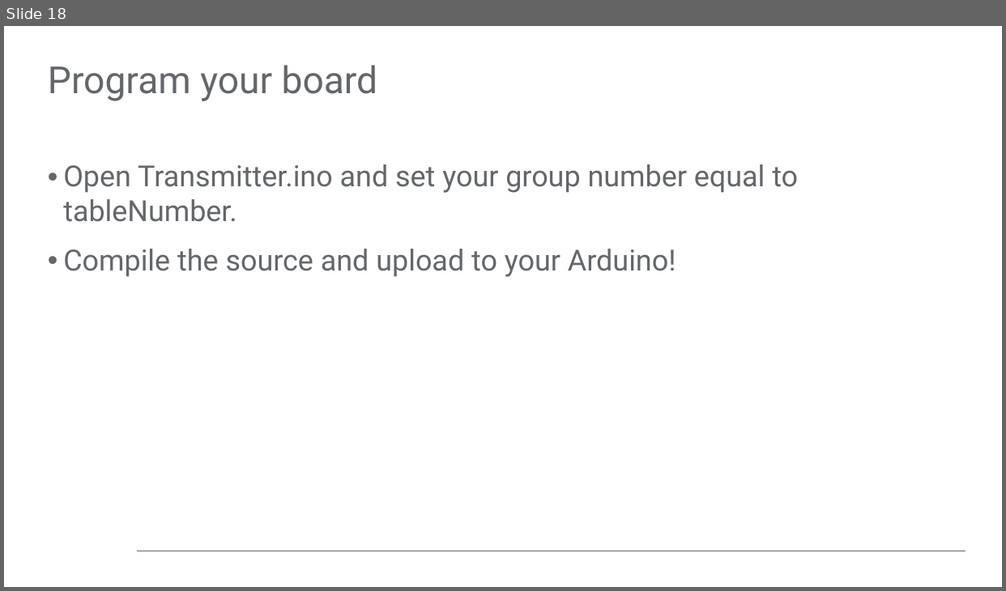
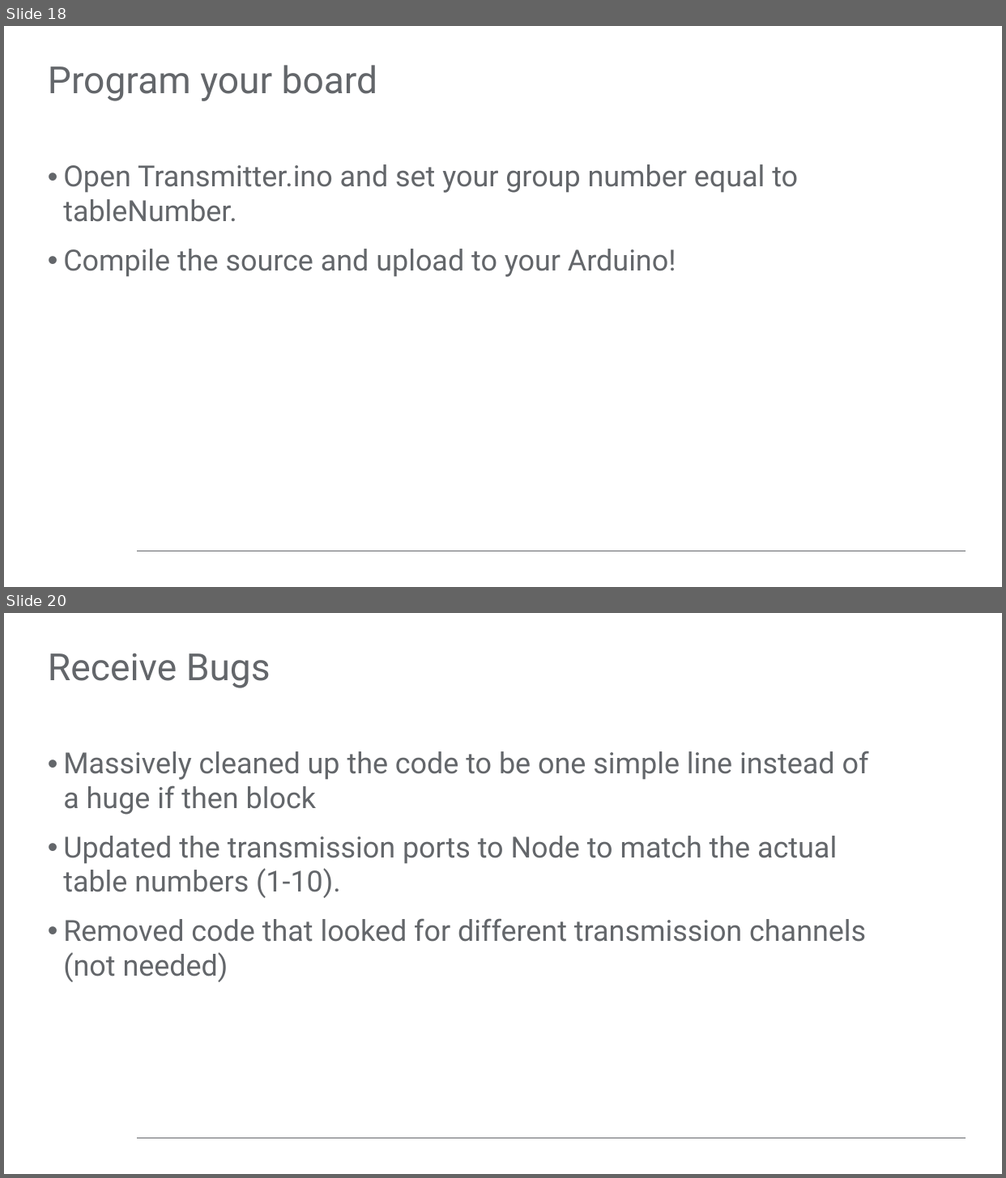
Before and after one commit to pilotdeveloper/sensors_lab, a slide deck: class-guide.pptx. Shown one above the other, each under a label of ours: slide 18 before the commit, slides 18 and 20 after it; the slides between them are not shown. The pictures are 1006x591 and 1006x1178 pixels, drawn with LibreOffice and Linux fonts; fonts in the diff are those of the drawing; background and template pictures are left out. Boxes give left, top, right and bottom in pixels: in the first picture for what was removed or moved away, otherwise in the second. Text is boxed around its words. In the diff, an @@ line names an element or a change of style, - is before the commit and + after.

```diff
--- a/class-guide.pptx
+++ b/class-guide.pptx
@@ slide 20 added at (4, 613, 1002, 1174), background #FFFFFF; not listed: 1 template element that a slide beside it also shows @@
@@ title added at (48, 653, 270, 688), 36 pt, text #63666A @@
+Receive Bugs
@@ text added at (63, 751, 869, 982), 28 pt, text #63666A @@
+• Massively cleaned up the code to be one simple line instead of a huge if then block
+• Updated the transmission ports to Node to match the actual table numbers (1-10).
+• Removed code that looked for different transmission channels (not needed)
```
Also in this commit, not shown: 5 other slides added.
